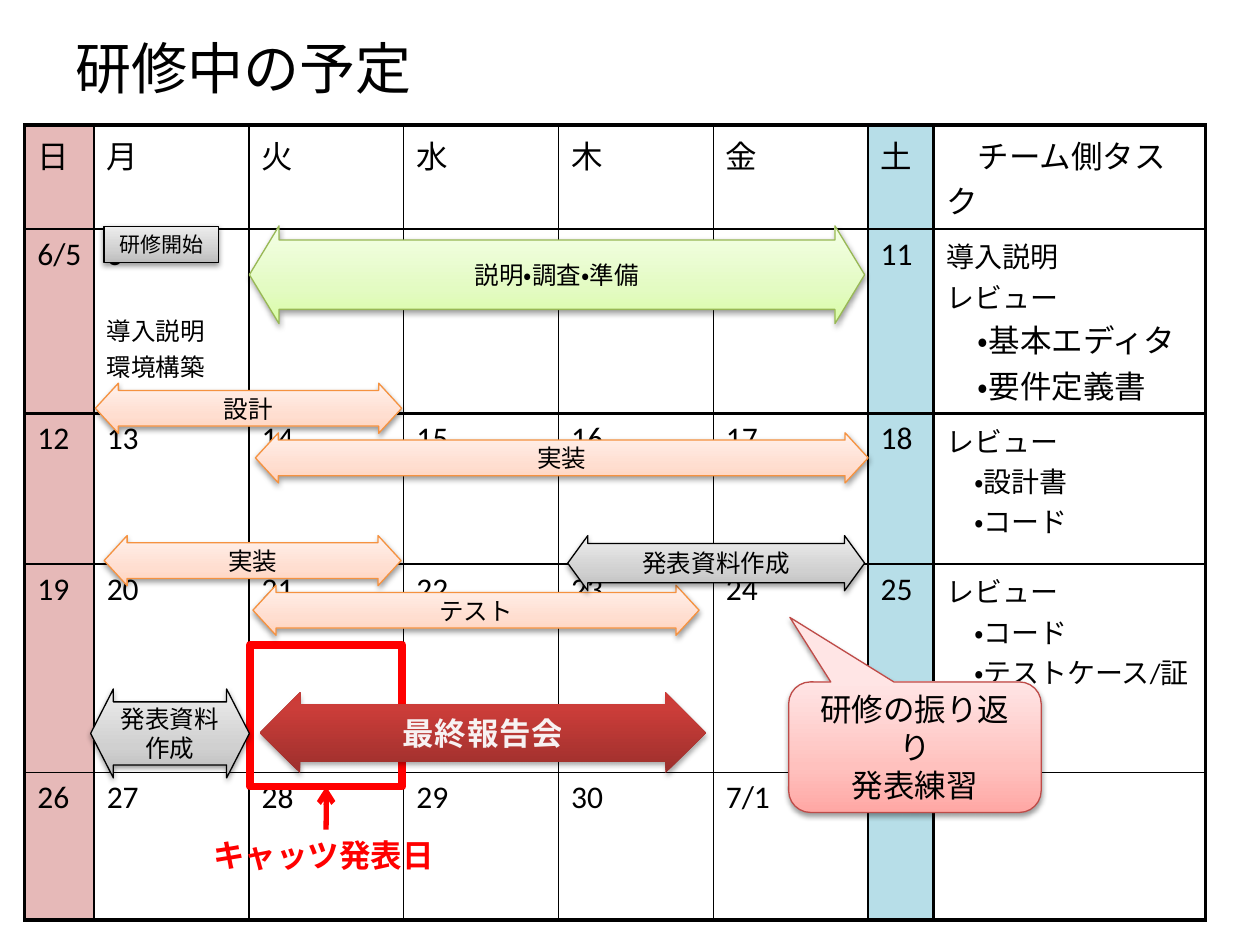
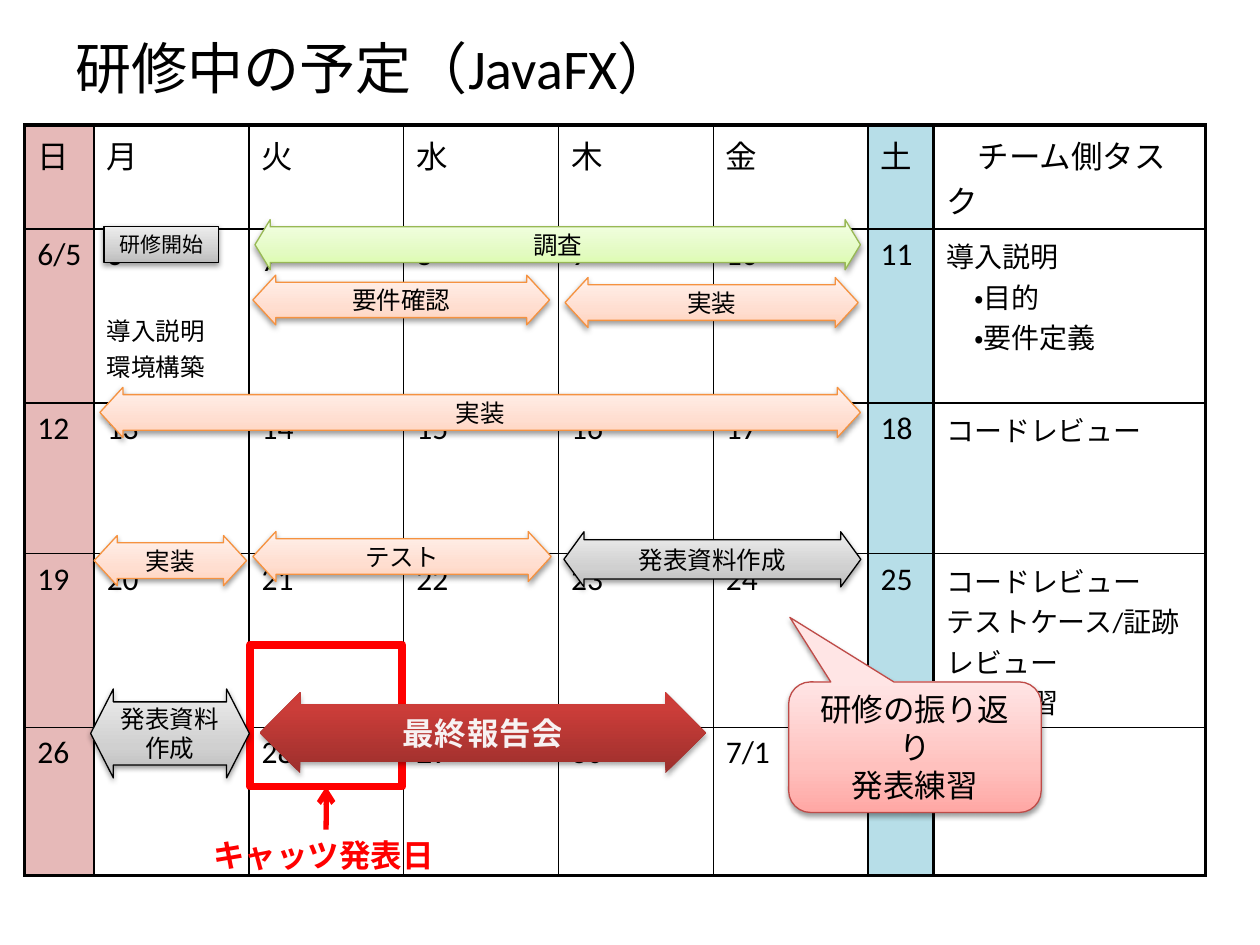
Before and after one commit to N-Saito/Training, a slide deck: slide 6 of 新人研修.pptx. Drawn at 1260x945 pixels with LibreOffice and Linux fonts; fonts in the diff are those of the drawing. Boxes give left, top, right and bottom in pixels: in the first picture for what was removed or moved away, otherwise in the second. Text is boxed around its words. In the diff, an @@ line names an element or a change of style, - is before the commit and + after.

Commit message:
update 0602

```diff
--- a/新人研修.pptx
+++ b/新人研修.pptx
@@ title at box(76, 41, 674, 94): text changed @@
-研修中の予定
+研修中の予定（JavaFX）
@@ table at box(25, 125, 1207, 781) @@
-row 2, column 8: 導入説明 / レビュー / ・基本エディタ / ・要件定義書
+row 2, column 8: 導入説明 / ・目的 / ・要件定義
-row 3, column 8: レビュー / ・設計書 ・コード
+row 3, column 8: コードレビュー
-row 4, column 8: レビュー / ・コード / ・テストケース/証跡
+row 4, column 8: コードレビュー / テストケース/証跡レビュー / 発表練習
@@ left right arrow "調査": place and size @@
-left right arrow "調査" at box(249, 226, 864, 324)
+left right arrow "調査" at box(255, 219, 859, 270)
@@ text in left right arrow at box(533, 233, 582, 256): text changed @@
-説明・調査・準備
+調査
@@ left right arrow added at box(253, 275, 549, 324), fill gradient #FFD2BD to #FFDED0 to #FFF2ED, outline #F69240 0.75 pt, 14 pt, text #000000 @@
+要件確認
@@ left right arrow added at box(564, 277, 858, 328), fill gradient #FFD2BD to #FFDED0 to #FFF2ED, outline #F69240 0.75 pt, 14 pt, text #000000 @@
+実装
@@ left right arrow removed at box(96, 383, 402, 433) @@
-設計
@@ left right arrow "実装": place and size @@
-left right arrow "実装" at box(256, 433, 868, 484)
+left right arrow "実装" at box(100, 387, 861, 437)
@@ left right arrow "実装": place and size @@
-left right arrow "実装" at box(105, 536, 402, 586)
+left right arrow "実装" at box(94, 536, 247, 586)
@@ left right arrow "テスト": place and size @@
-left right arrow "テスト" at box(253, 585, 699, 635)
+left right arrow "テスト" at box(253, 532, 552, 582)
@@ left right arrow "発表資料作成": place and size @@
-left right arrow "発表資料作成" at box(568, 536, 866, 591)
+left right arrow "発表資料作成" at box(564, 532, 862, 587)
```
Also in this commit, not shown: 5 other slides changed, 5 slides added, 1 slide removed.
